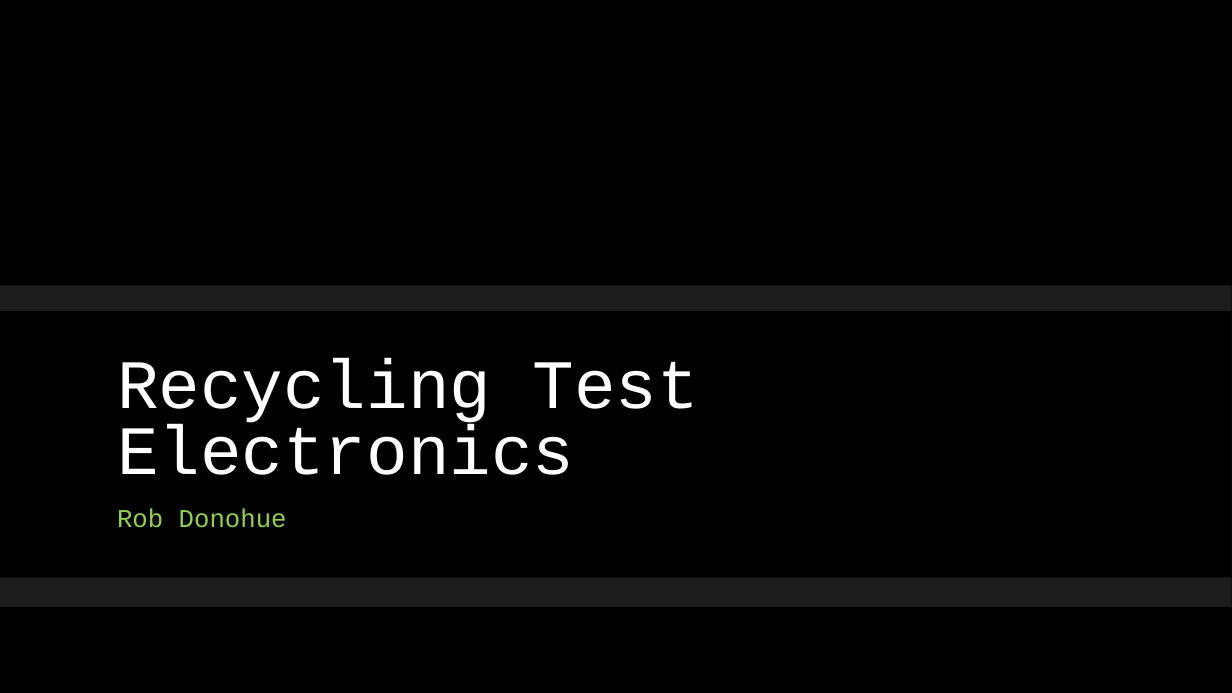
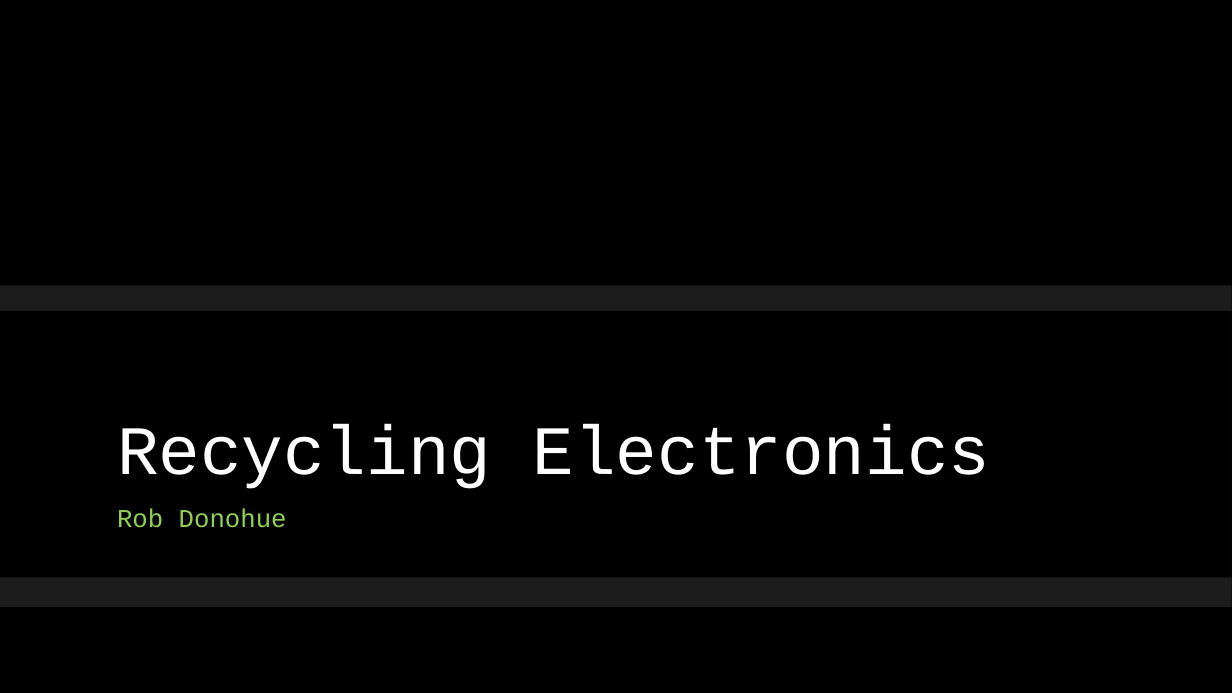
Before and after one commit to donrobc/VisualStudio, a slide deck: slide 1 of Donohue Electronic Recycle.pptx. Drawn at 1232x693 pixels with LibreOffice and Linux fonts; fonts in the diff are those of the drawing; background and template pictures are left out. Boxes give left, top, right and bottom in pixels: in the first picture for what was removed or moved away, otherwise in the second. Text is boxed around its words. In the diff, an @@ line names an element or a change of style, - is before the commit and + after.

Commit message:
REPOSITORY TEST
Testing PPT

```diff
--- a/Donohue Electronic Recycle.pptx
+++ b/Donohue Electronic Recycle.pptx
@@ title at (x1=117, y1=424, x2=990, y2=489): text changed @@
-Recycling Test Electronics
+Recycling Electronics
```
